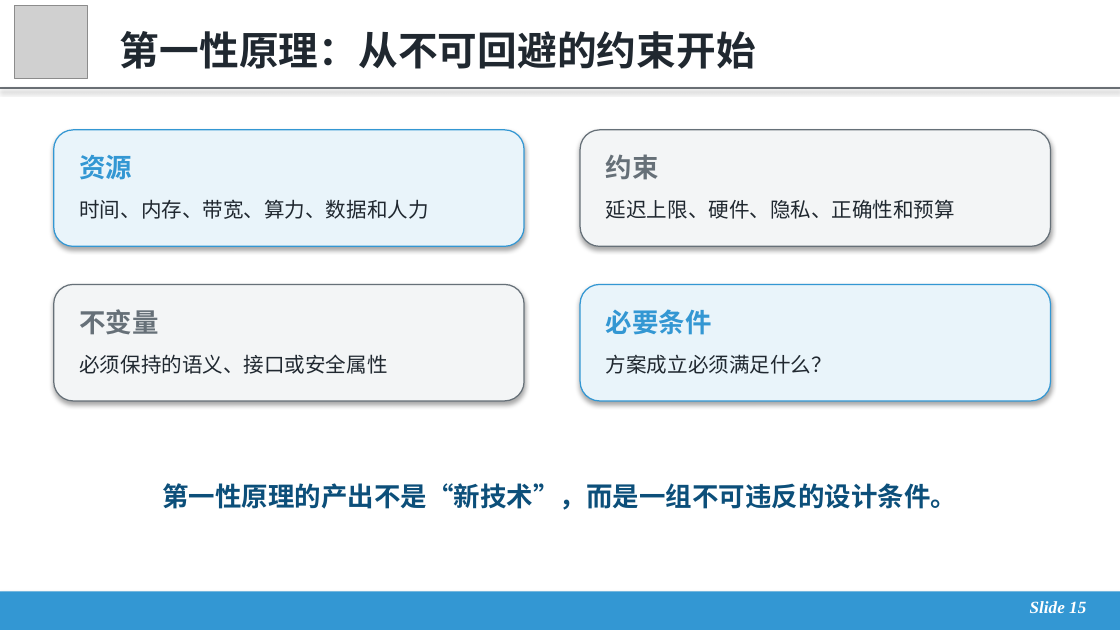
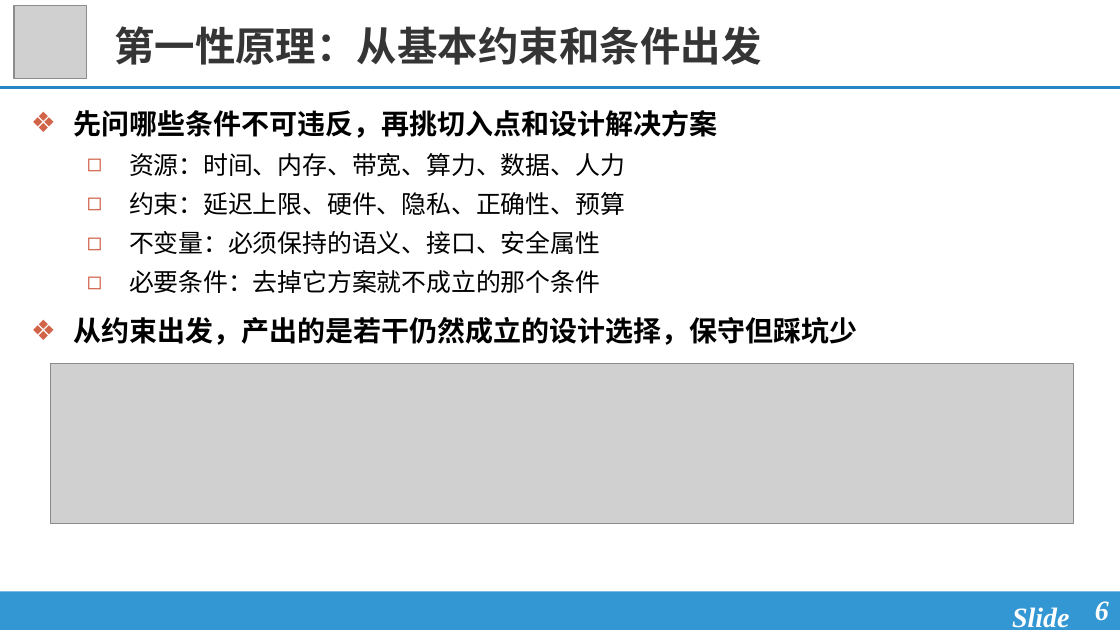
Before and after one commit to xxzhang99/research-training-course, a slide deck: slide 6 of docs/assets/files/lecture-03/slides.pptx (slide 15 before the commit). Drawn at 1120x630 pixels with LibreOffice and Linux fonts; fonts in the diff are those of the drawing; grey boxes stand for pictures. Boxes give left, top, right and bottom in pixels: in the first picture for what was removed or moved away, otherwise in the second. Text is boxed around its words. In the diff, an @@ line names an element or a change of style, - is before the commit and + after.

```diff
--- a/docs/assets/files/lecture-03/slides.pptx
+++ b/docs/assets/files/lecture-03/slides.pptx
@@ title "第一性原理：从基本约束和条件出发" at [114,26,761,65]: vertical alignment middle to top @@
@@ title at [114,26,761,65]: text changed; size 25.5 to 26 pt; text colour #202830 to #363535 @@
-第一性原理：从不可回避的约束开始
+第一性原理：从基本约束和条件出发
@@ rectangle removed at [0,87,1120,88] @@
@@ line added from (0, 87) to (1120, 87), #2486C2 1.75 pt @@
@@ text added at [73,110,857,345], 16 pt, text #000000 @@
+❖ 先问哪些条件不可违反，再挑切入点和设计解决方案
+  ◻ 资源：时间、内存、带宽、算力、数据、人力
+  ◻ 约束：延迟上限、硬件、隐私、正确性、预算
+  ◻ 不变量：必须保持的语义、接口、安全属性
+  ◻ 必要条件：去掉它方案就不成立的那个条件
+❖ 从约束出发，产出的是若干仍然成立的设计选择，保守但踩坑少
@@ rounded rectangle removed at [54,130,524,246] @@
@@ rounded rectangle removed at [580,130,1051,246] @@
@@ text removed at [79,155,132,180] @@
-资源
@@ text removed at [606,154,659,180] @@
-约束
@@ text removed at [79,199,428,219] @@
-时间、内存、带宽、算力、数据和人力
@@ text removed at [606,199,955,219] @@
-延迟上限、硬件、隐私、正确性和预算
@@ rounded rectangle removed at [54,284,524,401] @@
@@ rounded rectangle removed at [580,284,1051,401] @@
@@ text removed at [79,309,158,335] @@
-不变量
@@ text removed at [606,309,712,335] @@
-必要条件
@@ text removed at [79,354,387,374] @@
-必须保持的语义、接口或安全属性
@@ text removed at [606,354,832,374] @@
-方案成立必须满足什么？
@@ picture added at [50,363,1073,523] @@
@@ text removed at [162,483,957,510] @@
-第一性原理的产出不是“新技术”，而是一组不可违反的设计条件。
@@ rectangle at [0,591,1120,630]: shadow off @@
@@ text "Slide" at [1012,607,1069,628]: vertical alignment middle to top @@
@@ text at [1012,607,1069,628]: text changed; size 11 to 18 pt @@
-Slide 15
+Slide
@@ page number added at [1095,601,1109,621], 18 pt, text #FFFFFF, bold, italic @@
+6
```
Also in this commit, not shown: 1 other slide changed, 27 slides added, 38 slides removed, 12 other files.
